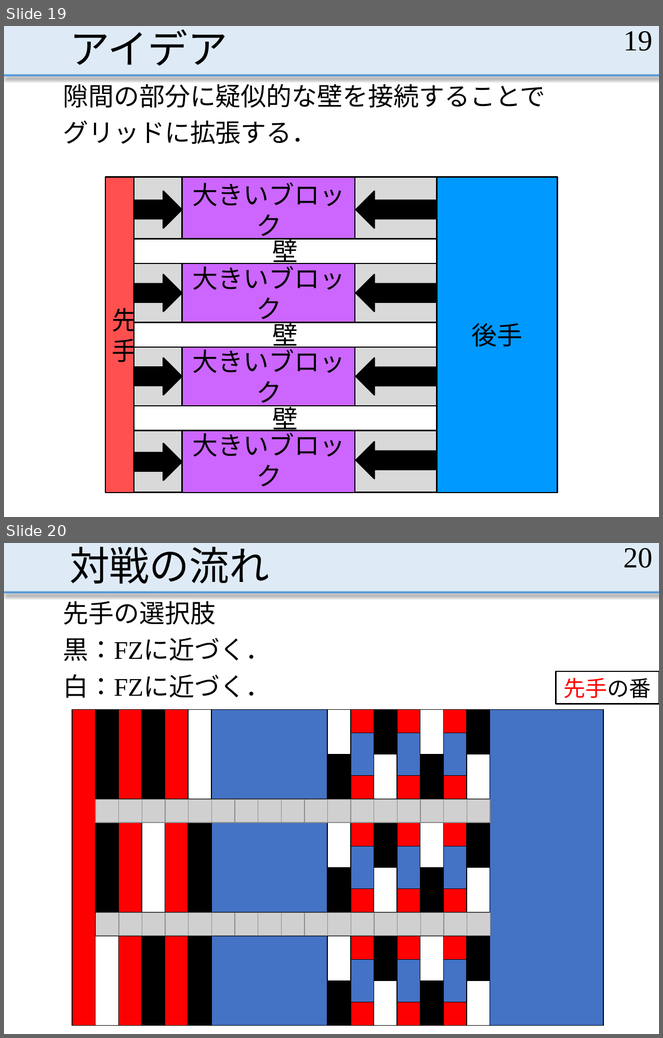
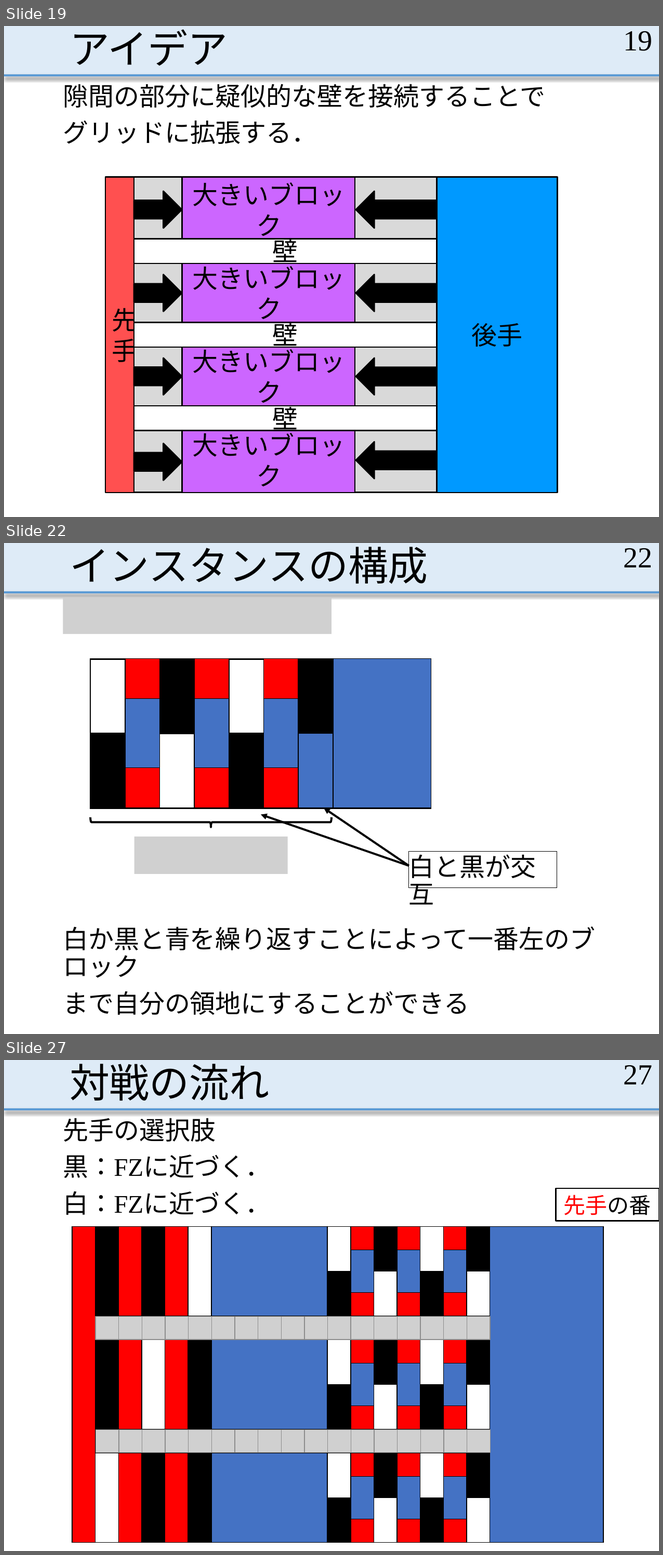
Before and after one commit to MasayaOda/SR, a slide deck: 190513oda.pptx. Shown one above the other, each under a label of ours: slides 19 and 20 before the commit, slides 19, 22 and 27 after it; the slides between them are not shown. The pictures are 663x1038 and 663x1555 pixels, drawn with LibreOffice and Linux fonts; fonts in the diff are those of the drawing; grey boxes stand for pictures. Boxes give left, top, right and bottom in pixels: in the first picture for what was removed or moved away, otherwise in the second. Text is boxed around its words. In the diff, an @@ line names an element or a change of style, - is before the commit and + after.

```diff
--- a/190513oda.pptx
+++ b/190513oda.pptx
@@ slide 22 added at [4, 543, 659, 1034], background #FFFFFF; not listed: 2 template elements that a slide beside it also shows @@
@@ title added at [70, 547, 428, 584], 44 pt, text #000000 @@
+インスタンスの構成
@@ page number added at [623, 548, 652, 567], 32 pt, text #000000 @@
+22
@@ picture added at [63, 598, 332, 634] @@
@@ table added at [90, 659, 432, 808], 4 rows, 8 columns @@
+ |  |  |  |  |  |  | 
+ |  |  |  |  |  |  | 
+ |  |  |  |  |  |  | 
+ |  |  |  |  |  |  | 
@@ table added at [90, 659, 432, 809], 4 rows, 8 columns @@
+ |  |  |  |  |  |  | 
+ |  |  |  |  |  |  | 
+ |  |  |  |  |  |  | 
+ |  |  |  |  |  |  | 
@@ table added at [90, 659, 432, 808], 4 rows, 8 columns @@
+ |  |  |  |  |  |  | 
+ |  |  |  |  |  |  | 
+ |  |  |  |  |  |  | 
+ |  |  |  |  |  |  | 
@@ left brace added at [90, 817, 331, 827], outline #000000 2.25 pt @@
@@ arrow added from (409, 866) to (261, 815), #000000 2.25 pt @@
@@ arrow added from (409, 866) to (324, 808), #000000 2.25 pt @@
@@ picture added at [135, 836, 288, 874] @@
@@ rectangle added at [409, 851, 557, 888], outline #000000 0.75 pt, 28 pt, text #000000 @@
+白と黒が交互
@@ text added at [63, 927, 595, 1015], 28 pt, text #000000 @@
+白か黒と青を繰り返すことによって一番左のブロック
+まで自分の領地にすることができる
@@ what was slide 20 is now slide 27 @@
@@ page number at [623, 1065, 652, 1084]: text changed @@
-20
+27
```
Also in this commit, not shown: 3 slides changed, 6 other slides added.
